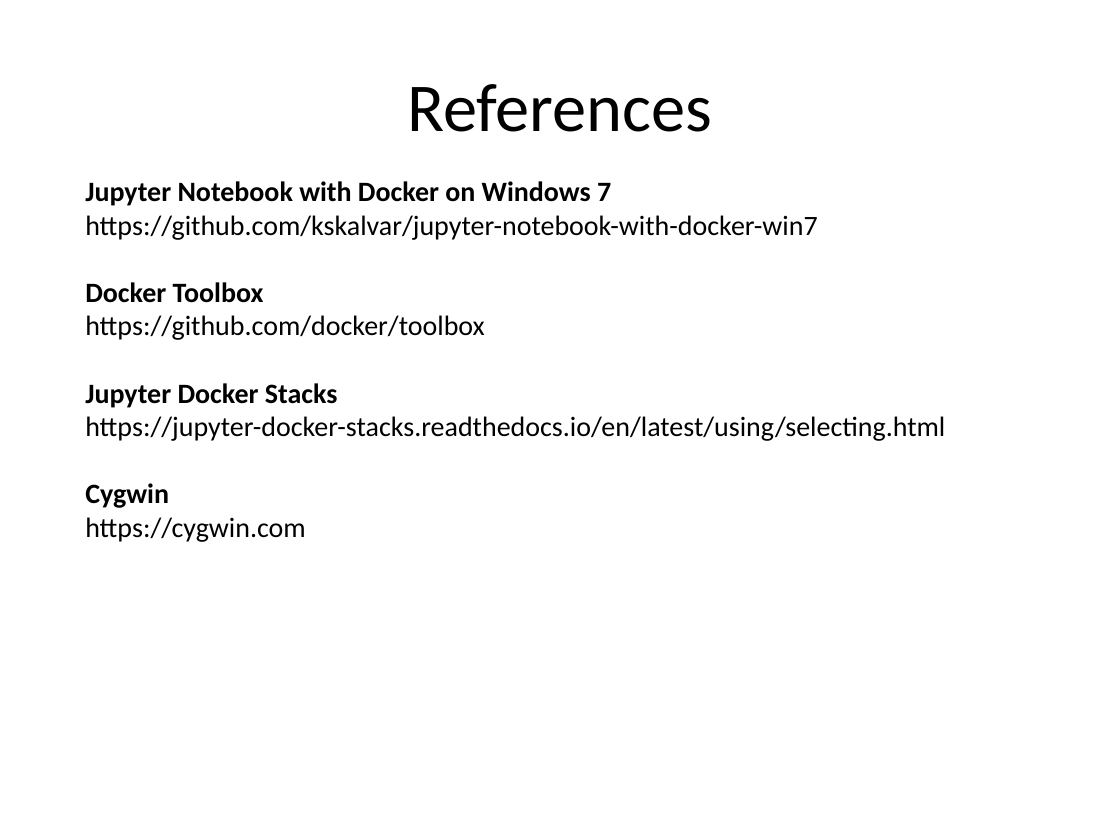
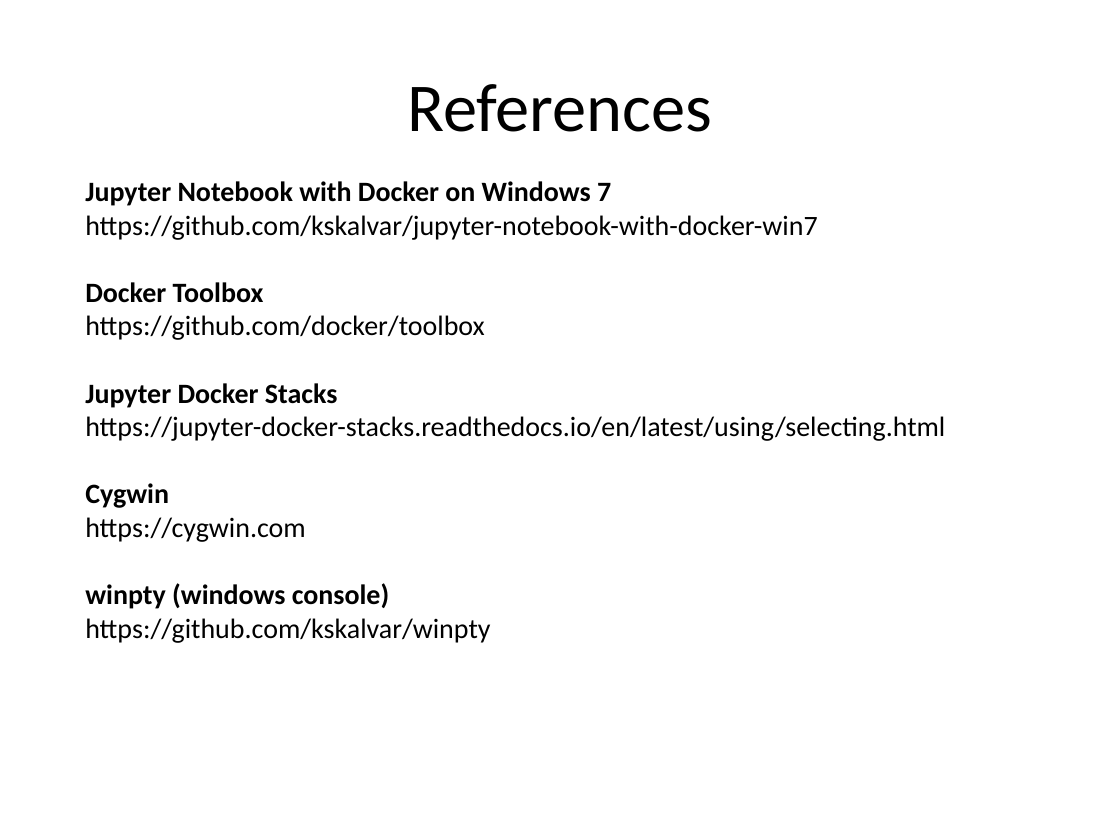
Before and after one commit to kskalvar/jupyter-notebook-with-docker-win7, a slide deck: slide 9 of slides/Jupyter Notebook with Docker on Win7.pptx. Drawn at 1120x840 pixels with LibreOffice and Linux fonts; fonts in the diff are those of the drawing; background and template pictures are left out. Boxes give left, top, right and bottom in pixels: in the first picture for what was removed or moved away, otherwise in the second. Text is boxed around its words. In the diff, an @@ line names an element or a change of style, - is before the commit and + after.

```diff
--- a/slides/Jupyter Notebook with Docker on Win7.pptx
+++ b/slides/Jupyter Notebook with Docker on Win7.pptx
@@ text at (85, 583, 490, 643): paragraphs added @@
+winpty (windows console)
+https://github.com/kskalvar/winpty
```
Also in this commit, not shown: 5 other slides changed.
